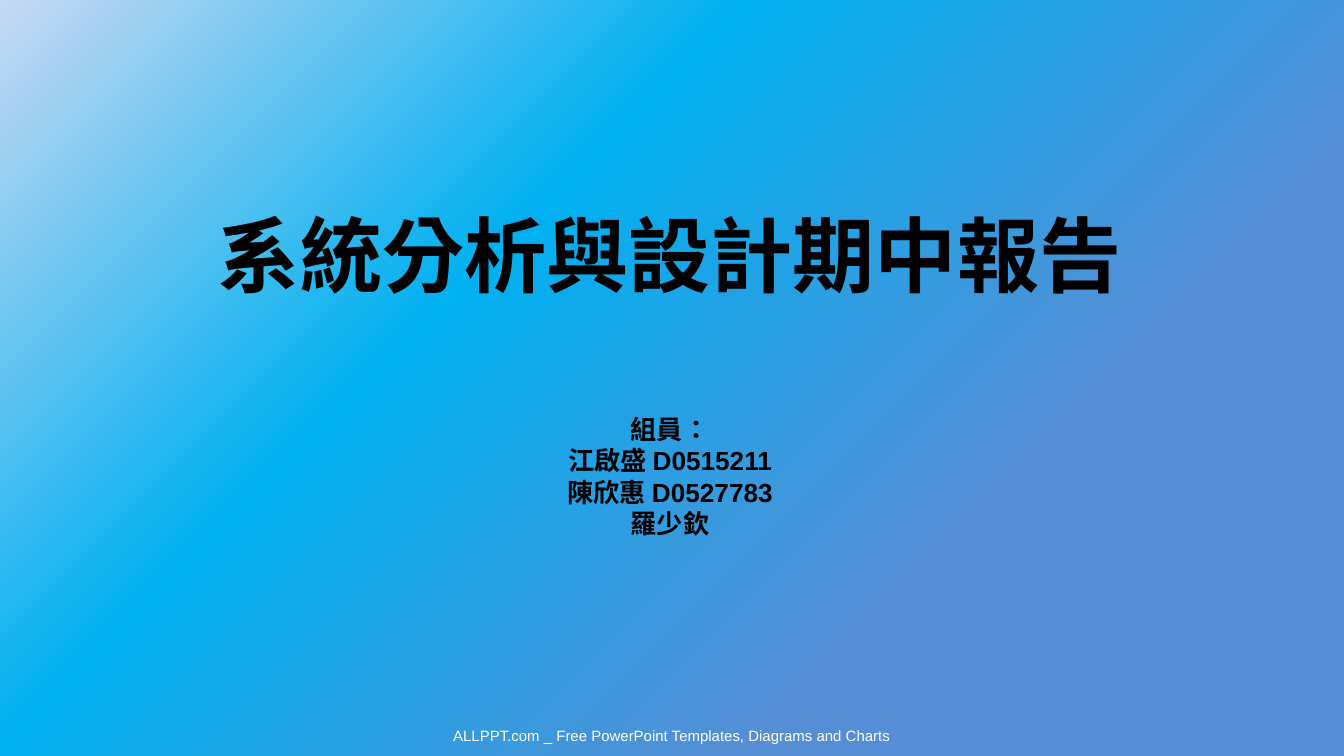
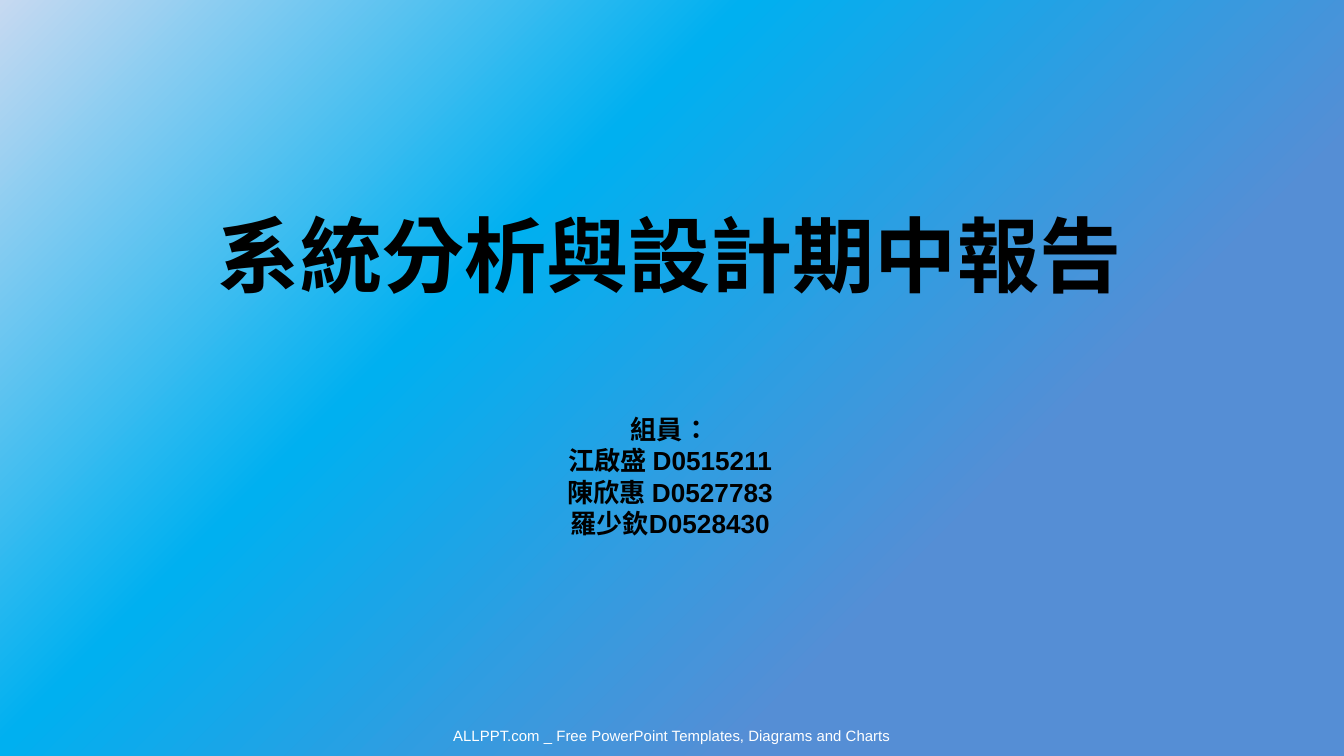
Before and after one commit to bnuby/Mobile-Application-Software, a slide deck: slide 1 of 系統分析/系統分析期中報告.pptx. Drawn at 1344x756 pixels with LibreOffice and Linux fonts; fonts in the diff are those of the drawing. Boxes give left, top, right and bottom in pixels: in the first picture for what was removed or moved away, otherwise in the second. Text is boxed around its words. In the diff, an @@ line names an element or a change of style, - is before the commit and + after.

```diff
--- a/系統分析/系統分析期中報告.pptx
+++ b/系統分析/系統分析期中報告.pptx
@@ text at box(570, 510, 769, 536): text changed @@
-羅少欽
+羅少欽D0528430
```
Also in this commit, not shown: 1 other slide changed.
